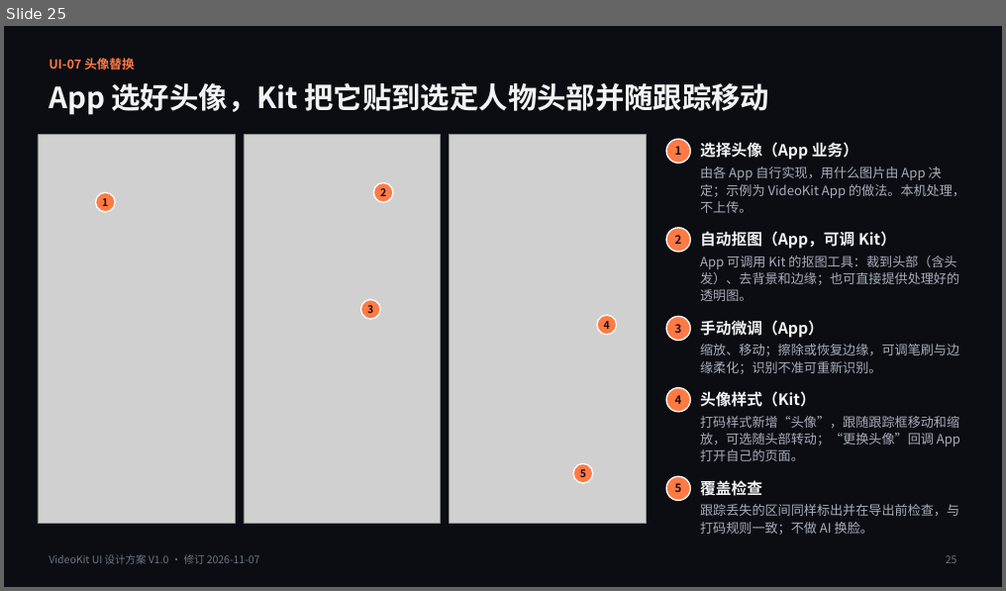
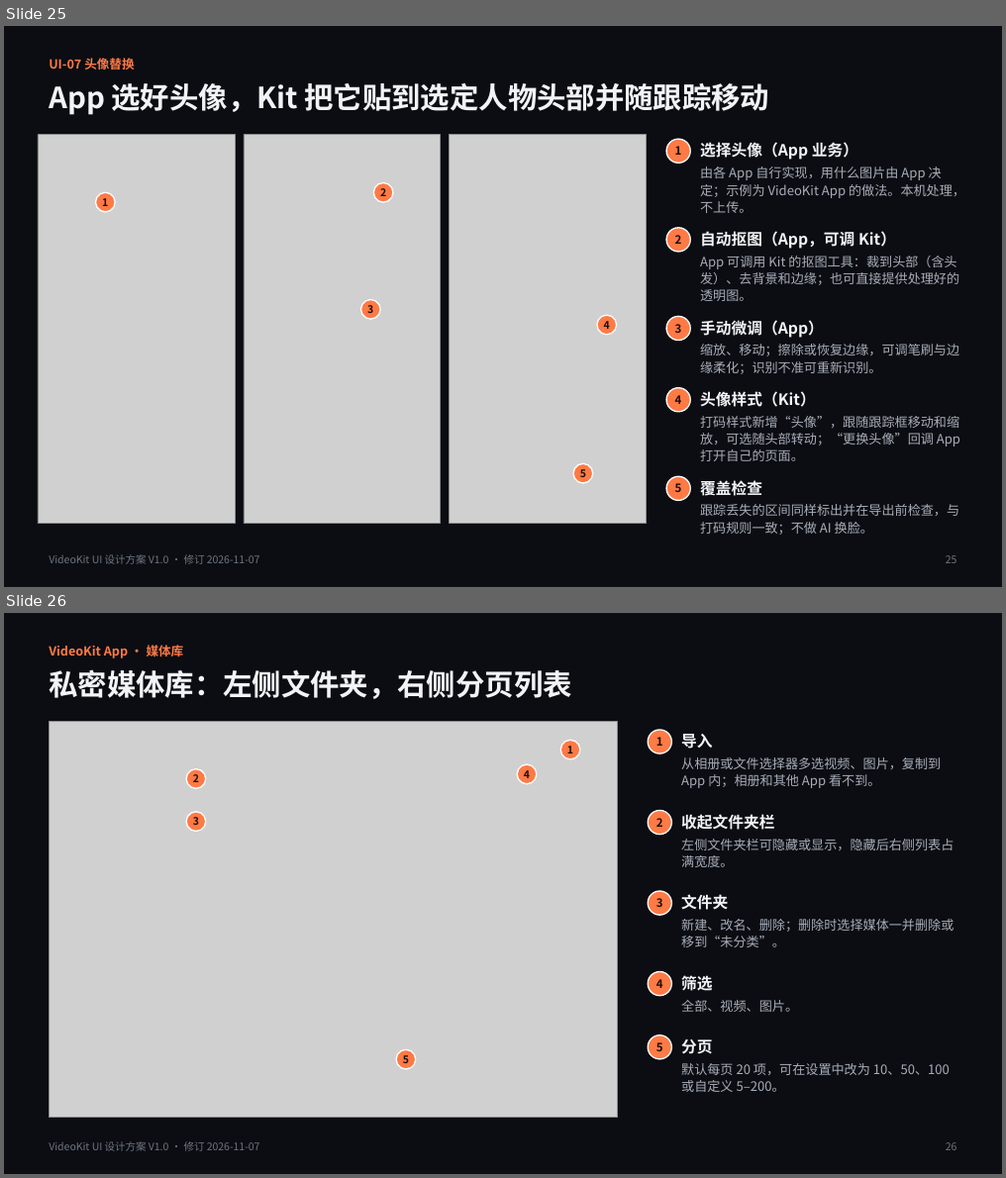
Before and after one commit to bennyliaa/VideoKit, a slide deck: docs/requirement/VideoKit_UI_Design_V1.0.pptx. Shown one above the other, each under a label of ours: slide 25 before the commit, slides 25 and 26 after it. The pictures are 1006x591 and 1006x1178 pixels, drawn with LibreOffice and Linux fonts; fonts in the diff are those of the drawing; grey boxes stand for pictures. Boxes give left, top, right and bottom in pixels: in the first picture for what was removed or moved away, otherwise in the second. Text is boxed around its words. In the diff, an @@ line names an element or a change of style, - is before the commit and + after.

```diff
--- a/docs/requirement/VideoKit_UI_Design_V1.0.pptx
+++ b/docs/requirement/VideoKit_UI_Design_V1.0.pptx
@@ slide 26 added at <box>4,613,1002,1174</box>, background #0B0D12 @@
@@ text added at <box>49,645,184,659</box>, 12 pt, text #FF7A45, bold @@
+VideoKit App · 媒体库
@@ text added at <box>49,669,572,699</box>, 28 pt, text #F1F3F7, bold @@
+私密媒体库：左侧文件夹，右侧分页列表
@@ picture added at <box>49,722,618,1118</box> @@
@@ ellipse added at <box>648,730,672,754</box>, fill #FF7A45, outline #FFFFFF 1.25 pt, 11 pt, text #1A0E08, bold @@
+1
@@ ellipse added at <box>561,741,580,760</box>, fill #FF7A45, outline #FFFFFF 1.25 pt, 10 pt, text #1A0E08, bold @@
+1
@@ text added at <box>681,734,712,749</box>, 15 pt, text #F1F3F7, bold @@
+导入
@@ text added at <box>681,758,941,788</box>, 12.5 pt, text #A7ADB9 @@
+从相册或文件选择器多选视频、图片，复制到 App 内；相册和其他 App 看不到。
@@ ellipse added at <box>187,769,206,789</box>, fill #FF7A45, outline #FFFFFF 1.25 pt, 10 pt, text #1A0E08, bold @@
+2
@@ ellipse added at <box>517,765,537,784</box>, fill #FF7A45, outline #FFFFFF 1.25 pt, 10 pt, text #1A0E08, bold @@
+4
@@ ellipse added at <box>187,812,206,832</box>, fill #FF7A45, outline #FFFFFF 1.25 pt, 10 pt, text #1A0E08, bold @@
+3
@@ ellipse added at <box>648,811,672,835</box>, fill #FF7A45, outline #FFFFFF 1.25 pt, 11 pt, text #1A0E08, bold @@
+2
@@ text added at <box>681,814,774,830</box>, 15 pt, text #F1F3F7, bold @@
+收起文件夹栏
@@ text added at <box>681,839,953,867</box>, 12.5 pt, text #A7ADB9 @@
+左侧文件夹栏可隐藏或显示，隐藏后右侧列表占满宽度。
@@ ellipse added at <box>648,891,672,916</box>, fill #FF7A45, outline #FFFFFF 1.25 pt, 11 pt, text #1A0E08, bold @@
+3
@@ text added at <box>681,894,728,910</box>, 15 pt, text #F1F3F7, bold @@
+文件夹
@@ text added at <box>681,919,953,948</box>, 12.5 pt, text #A7ADB9 @@
+新建、改名、删除；删除时选择媒体一并删除或移到“未分类”。
@@ ellipse added at <box>648,971,672,995</box>, fill #FF7A45, outline #FFFFFF 1.25 pt, 11 pt, text #1A0E08, bold @@
+4
@@ text added at <box>681,973,712,994</box>, 15 pt, text #F1F3F7, bold @@
+筛选
@@ text added at <box>681,1000,798,1012</box>, 12.5 pt, text #A7ADB9 @@
+全部、视频、图片。
@@ ellipse added at <box>396,1051,416,1069</box>, fill #FF7A45, outline #FFFFFF 1.25 pt, 10 pt, text #1A0E08, bold @@
+5
@@ ellipse added at <box>648,1035,672,1059</box>, fill #FF7A45, outline #FFFFFF 1.25 pt, 11 pt, text #1A0E08, bold @@
+5
@@ text added at <box>681,1040,712,1055</box>, 15 pt, text #F1F3F7, bold @@
+分页
@@ text added at <box>681,1063,949,1092</box>, 12.5 pt, text #A7ADB9 @@
+默认每页 20 项，可在设置中改为 10、50、100 或自定义 5–200。
@@ text added at <box>49,1142,260,1152</box>, 10 pt, text #6E7582 @@
+VideoKit UI 设计方案 V1.0 · 修订 2026-11-07
@@ text added at <box>945,1143,957,1151</box>, 10 pt, text #6E7582 @@
+26
```
Also in this commit, not shown: 1 slide changed, 1 other slide added, 3 other files.
